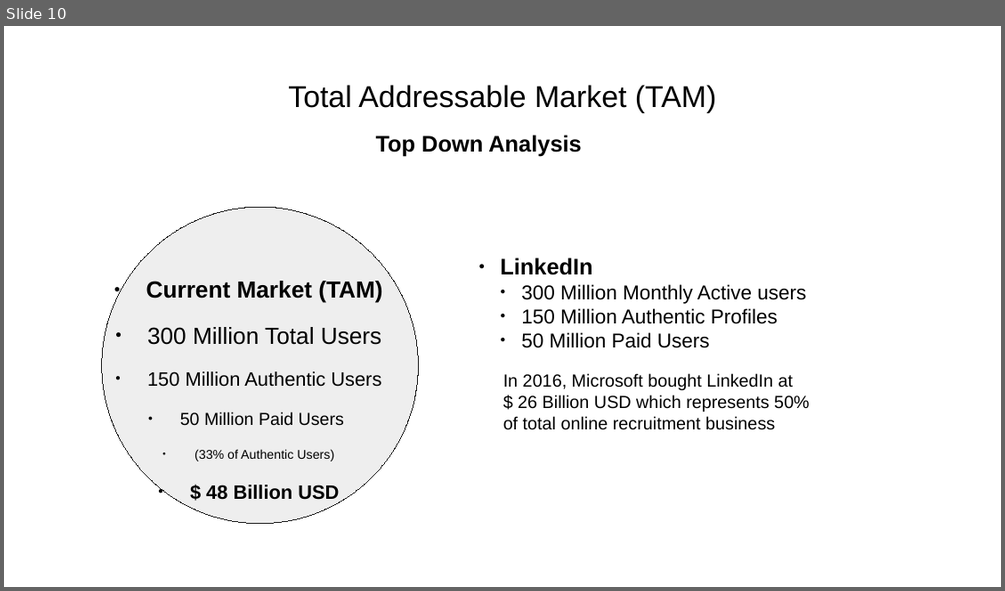
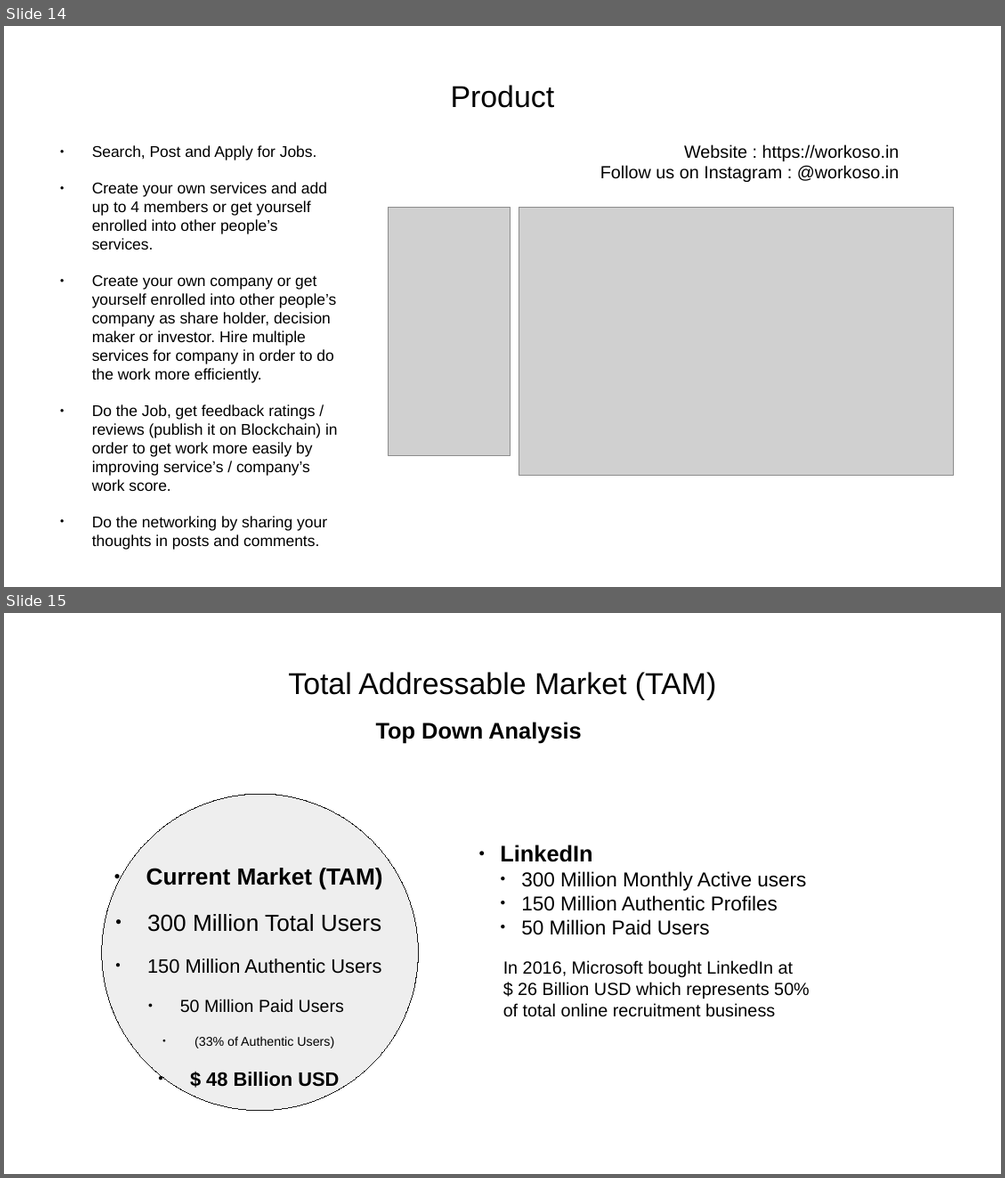
Before and after one commit to yashp241195/startupPitch, a slide deck: pitch.odp. Shown one above the other, each under a label of ours: slide 10 before the commit, slides 14 and 15 after it. The pictures are 1005x591 and 1005x1178 pixels, drawn with LibreOffice and Linux fonts; fonts in the diff are those of the drawing; grey boxes stand for pictures. Boxes give left, top, right and bottom in pixels: in the first picture for what was removed or moved away, otherwise in the second. Text is boxed around its words. In the diff, an @@ line names an element or a change of style, - is before the commit and + after.

```diff
--- a/pitch.odp
+++ b/pitch.odp
@@ slide 14 added at [4, 26, 1001, 587], background #FFFFFF @@
@@ title added at [451, 85, 555, 108], 24 pt, text #000000 @@
+Product
@@ text added at [92, 145, 338, 549], 12.4 pt, text #000000 @@
+● Search, Post and Apply for Jobs.
+● Create your own services and add up to 4 members or get yourself enrolled into other people’s services.
+● Create your own company or get yourself enrolled into other people’s company as share holder, decision maker or investor. Hire multiple services for company in order to do the work more efficiently.
+● Do the Job, get feedback ratings / reviews (publish it on Blockchain) in order to get work more easily by improving service’s / company’s work score.
+● Do the networking by sharing your thoughts in posts and comments.
@@ text added at [600, 144, 899, 182], 14 pt, text #000000 @@
+Website : https://workoso.in
+Follow us on Instagram : @workoso.in
@@ picture added at [388, 207, 510, 456] @@
@@ picture added at [519, 207, 954, 475] @@
@@ what was slide 10 is now slide 15 @@
```
Also in this commit, not shown: 2 slides changed, 13 other slides added, 2 slides removed.
